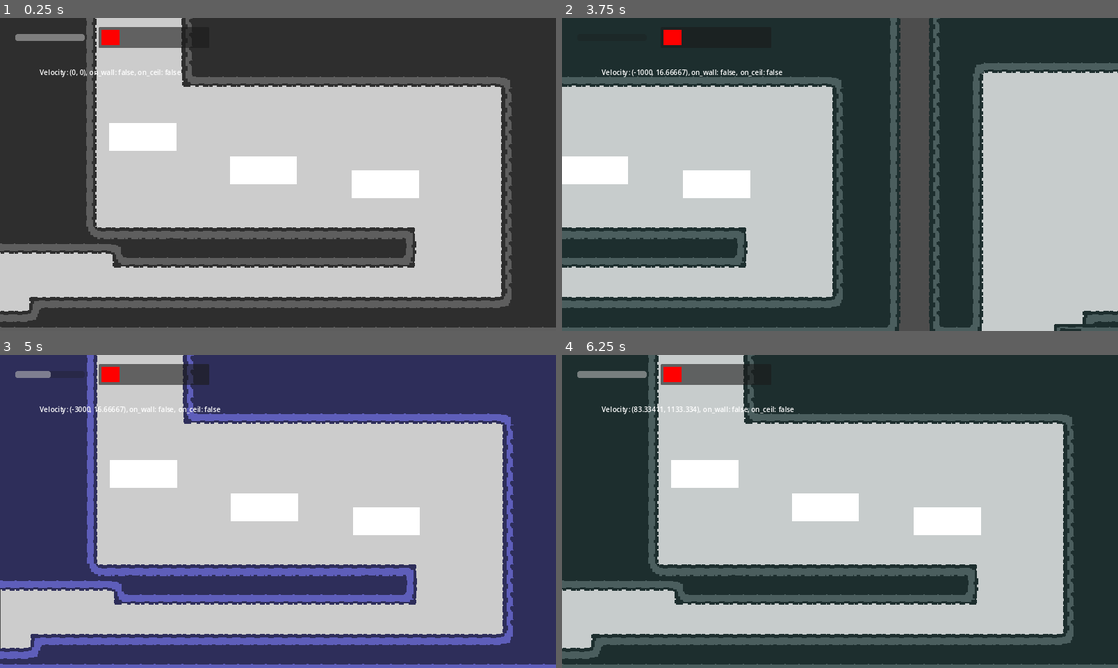
Above: before the commit, frames 1-4 (two rows, left to right).
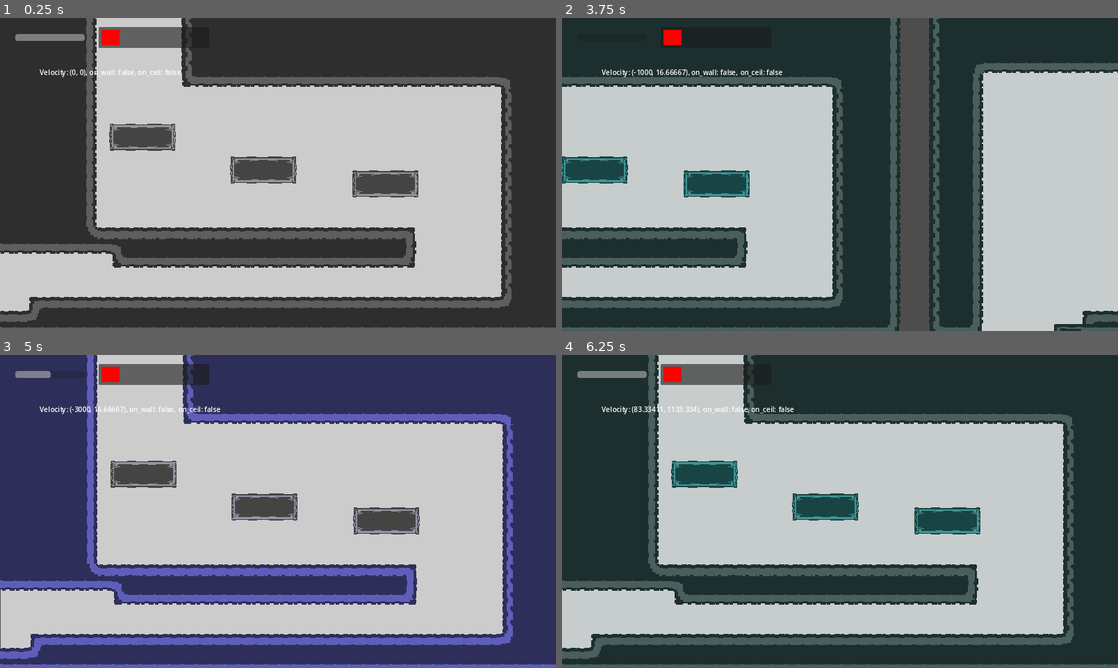
Above: after the commit, the same moments.

Repository: mnikn/Colorless-World
Game: Godot game, scene res://src/levels/level-manager.tscn
Two runs of this game, one before a commit and one after it. Both use one fixed random seed, a clock stepped at 60 frames per second and the inputs below.
Inputs:
- Up to frame 1 (0.25 s): no input
- Up to frame 2 (3.75 s): tap Enter at 0.5, 2.75 s; hold Right (player_right) 0.53-1.28 s; hold K (player_dash) 0.53-1.28 s; tap Space (player_jump) at 0.77, 1.52, 2, 3.02, 3.5 s; hold Down (player_down) 1.28-2.03 s; tap 3 (player_select_blue) at 1.35 s; hold Right (player_right) 2.03-2.78 s; tap 2 (player_select_green) at 2.1 s; hold Up (player_up) 2.78-3.53 s; tap 1 (player_select_red) at 2.85 s; hold Left (player_left) from 3.53 s (still down); hold K (player_dash) from 3.53 s (still down)
- Up to frame 3 (5 s): keep holding Left (player_left); tap Space (player_jump) at 3.77, 4.52 s; release K (player_dash) at 4.28 s; tap 3 (player_select_blue) at 4.35 s
- Up to frame 4 (6.25 s): release Left (player_left) at 5.03 s; hold Down (player_down) 5.03-5.78 s; tap 2 (player_select_green) at 5.1 s; hold Right (player_right) from 5.78 s (still down); tap 1 (player_select_red) at 5.85 s; tap Space (player_jump) at 6.02 s

The runs differ from the first frame. In frame 1, 3.2% of the frame differs, in the area x 19-76%, y 33-58%; in frame 2, 2.1%; in frame 3, 3.2%; in frame 4, 3.2%.
Error in both runs: Cannot call method 'get_size' on a null value. (res://src/components/aseprite_animation_sprite.gd:46)

Commit message:
feat: update block

Diff:
--- a/src/levels/components/frail_block.gd
+++ b/src/levels/components/frail_block.gd
@@ -26,6 +26,7 @@
 	self.start_broken_count = true
 #	$Collision.disabled = true
 	$Collision.set_deferred("disabled", true)
+	var tween = self.create_tween()
 
 func start_broken():
 	self.is_broking = true
--- a/src/levels/components/frail_block.tscn
+++ b/src/levels/components/frail_block.tscn
@@ -1,6 +1,7 @@
-[gd_scene load_steps=4 format=3 uid="uid://bwcik6emr8hev"]
+[gd_scene load_steps=5 format=3 uid="uid://bwcik6emr8hev"]
 
 [ext_resource type="Script" path="res://src/levels/components/frail_block.gd" id="1_67lji"]
+[ext_resource type="Texture2D" uid="uid://dpdx6si7quhua" path="res://assets/frail_block.png" id="2_hdfxv"]
 
 [sub_resource type="RectangleShape2D" id="RectangleShape2D_yb5jr"]
 size = Vector2(161, 68)
@@ -9,6 +10,7 @@
 size = Vector2(155, 64)
 
 [node name="FrailBlock" type="Area2D"]
+use_parent_material = true
 position = Vector2(792, 540)
 collision_layer = 256
 monitorable = false
@@ -19,9 +21,27 @@
 position = Vector2(77.5, 20)
 shape = SubResource("RectangleShape2D_yb5jr")
 
-[node name="Skin" type="ColorRect" parent="."]
+[node name="SkinOld" type="ColorRect" parent="."]
+visible = false
 offset_right = 155.0
 offset_bottom = 64.0
+
+[node name="StaticBody2D" type="StaticBody2D" parent="SkinOld"]
+collision_layer = 16
+
+[node name="Collision" type="CollisionShape2D" parent="SkinOld/StaticBody2D"]
+position = Vector2(77.5, 32)
+shape = SubResource("RectangleShape2D_1ogem")
+
+[node name="Skin" type="NinePatchRect" parent="."]
+use_parent_material = true
+offset_right = 155.0
+offset_bottom = 64.0
+texture = ExtResource("2_hdfxv")
+patch_margin_left = 12
+patch_margin_top = 12
+patch_margin_right = 12
+patch_margin_bottom = 12
 
 [node name="StaticBody2D" type="StaticBody2D" parent="Skin"]
 collision_layer = 16
Binary file added: assets/frail_block.aseprite
Binary file added: assets/frail_block.png
Not shown, added: assets/frail_block.png.import
